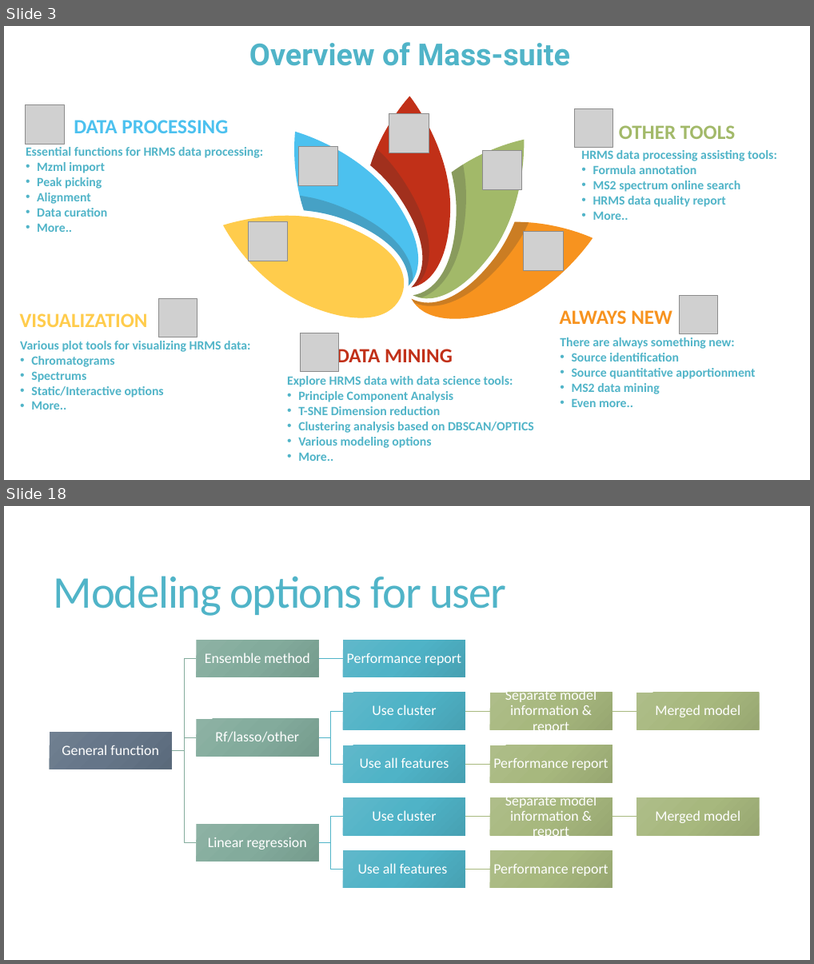
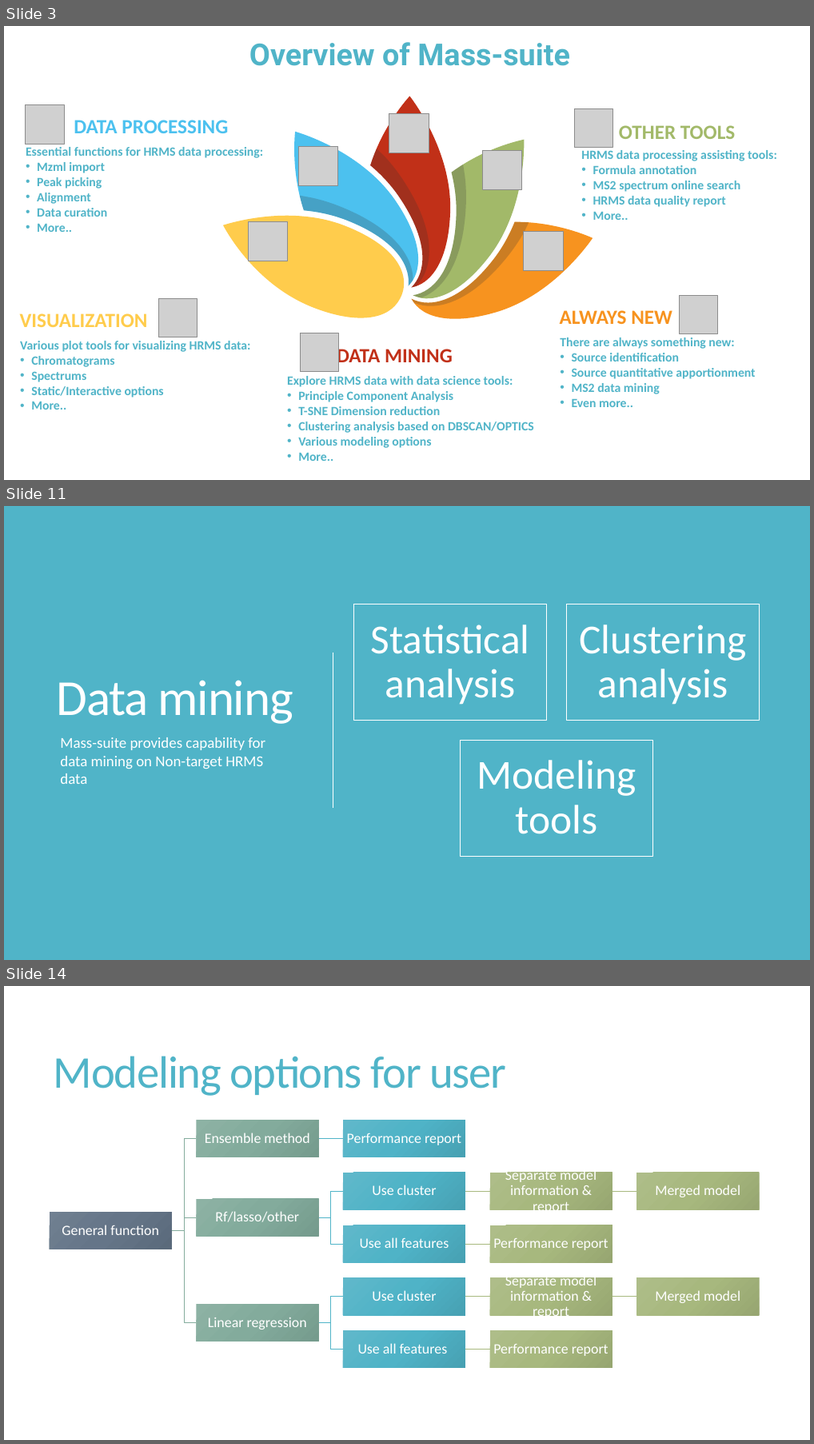
Before and after one commit to XiminHu/mass-suite, a slide deck: doc/20210326 ACS presentation.pptx. Shown one above the other, each under a label of ours: slides 3 and 18 before the commit, slides 3, 11 and 14 after it; the slides between them are not shown. The pictures are 814x964 and 814x1444 pixels, drawn with LibreOffice and Linux fonts; fonts in the diff are those of the drawing; grey boxes stand for pictures. Boxes give left, top, right and bottom in pixels: in the first picture for what was removed or moved away, otherwise in the second. Text is boxed around its words. In the diff, an @@ line names an element or a change of style, - is before the commit and + after.

```diff
--- a/doc/20210326 ACS presentation.pptx
+++ b/doc/20210326 ACS presentation.pptx
@@ slide 11 added at box(4, 506, 810, 960), background #000000 @@
@@ rectangle added at box(4, 506, 810, 960), fill #50B4C8 @@
@@ line added from (333, 652) to (333, 808), #FFFFFF 0.75 pt @@
@@ title added at box(57, 680, 294, 724), 60 pt, text #FFFFFF @@
+Data mining
@@ text added at box(60, 737, 266, 784), 18 pt, text #FFFFFF @@
+Mass-suite provides capability for data mining on Non-target HRMS data
@@ group added at box(354, 604, 760, 856): 3 rectangles, 3 texts @@
+Statistical analysis
+Clustering analysis
+Modeling tools
@@ what was slide 18 is now slide 14 @@
```
Also in this commit, not shown: 8 slides changed, 10 other slides added, 18 slides removed, 9 other files.
